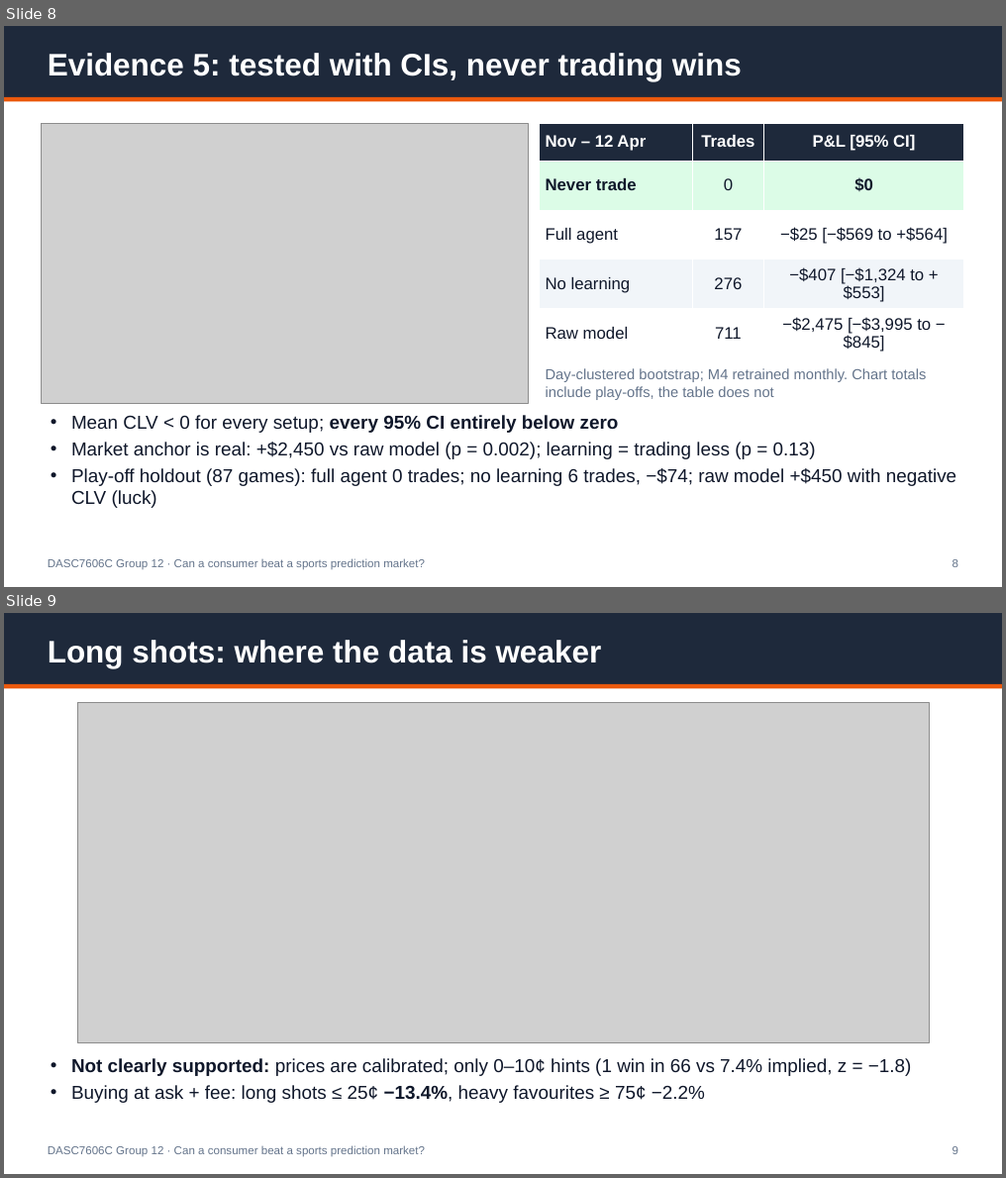
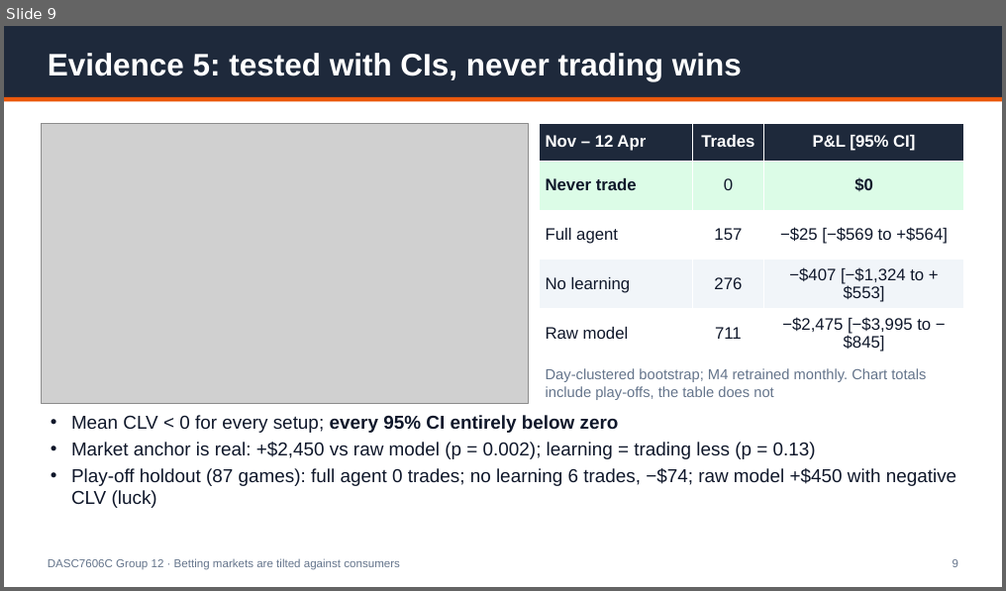
Before and after one commit to Michaelyzr/nba-agent, a slide deck: presentation/nba_agent_deck.pptx. Shown one above the other, each under a label of ours: slides 8 and 9 before the commit, slide 9 after it. The pictures are 1006x1178 and 1006x591 pixels, drawn with LibreOffice and Linux fonts; fonts in the diff are those of the drawing; grey boxes stand for pictures. Boxes give left, top, right and bottom in pixels: in the first picture for what was removed or moved away, otherwise in the second. Text is boxed around its words. In the diff, an @@ line names an element or a change of style, - is before the commit and + after.

```diff
--- a/presentation/nba_agent_deck.pptx
+++ b/presentation/nba_agent_deck.pptx
@@ slide 9 removed at [4,613,1002,1174], background #FFFFFF @@
@@ rectangle removed at [4,613,1002,684] @@
@@ text removed at [48,640,602,668] @@
-Long shots: where the data is weaker
@@ rectangle removed at [4,684,1002,688] @@
@@ picture removed at [77,703,929,1044] @@
@@ text removed at [71,1059,912,1103] @@
-• Not clearly supported: prices are calibrated; only 0–10¢ hints (1 win in 66 vs 7.4% implied, z = −1.8)
-• Buying at ask + fee: long shots ≤ 25¢ −13.4%, heavy favourites ≥ 75¢ −2.2%
@@ text removed at [48,1146,425,1157] @@
-DASC7606C Group 12 · Can a consumer beat a sports prediction market?
@@ text removed at [952,1147,958,1155] @@
-9
@@ what was slide 8 is now slide 9 @@
@@ slide 9 changed as well @@
@@ text at [48,559,400,570]: text changed @@
-DASC7606C Group 12 · Can a consumer beat a sports prediction market?
+DASC7606C Group 12 · Betting markets are tilted against consumers
```
Also in this commit, not shown: 12 other slides changed, 1 slide added, 1 other slide removed, 2 other files.
